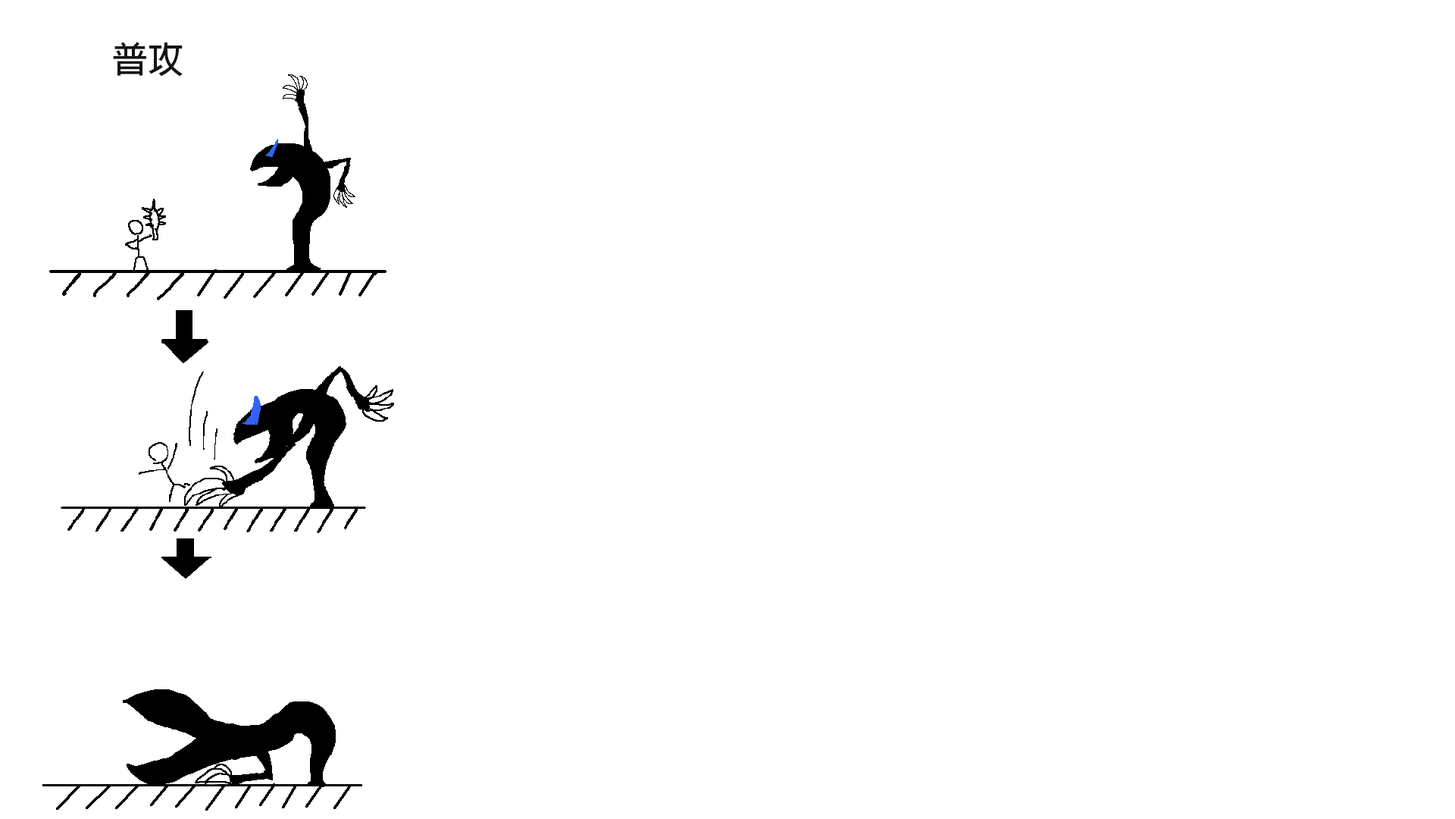
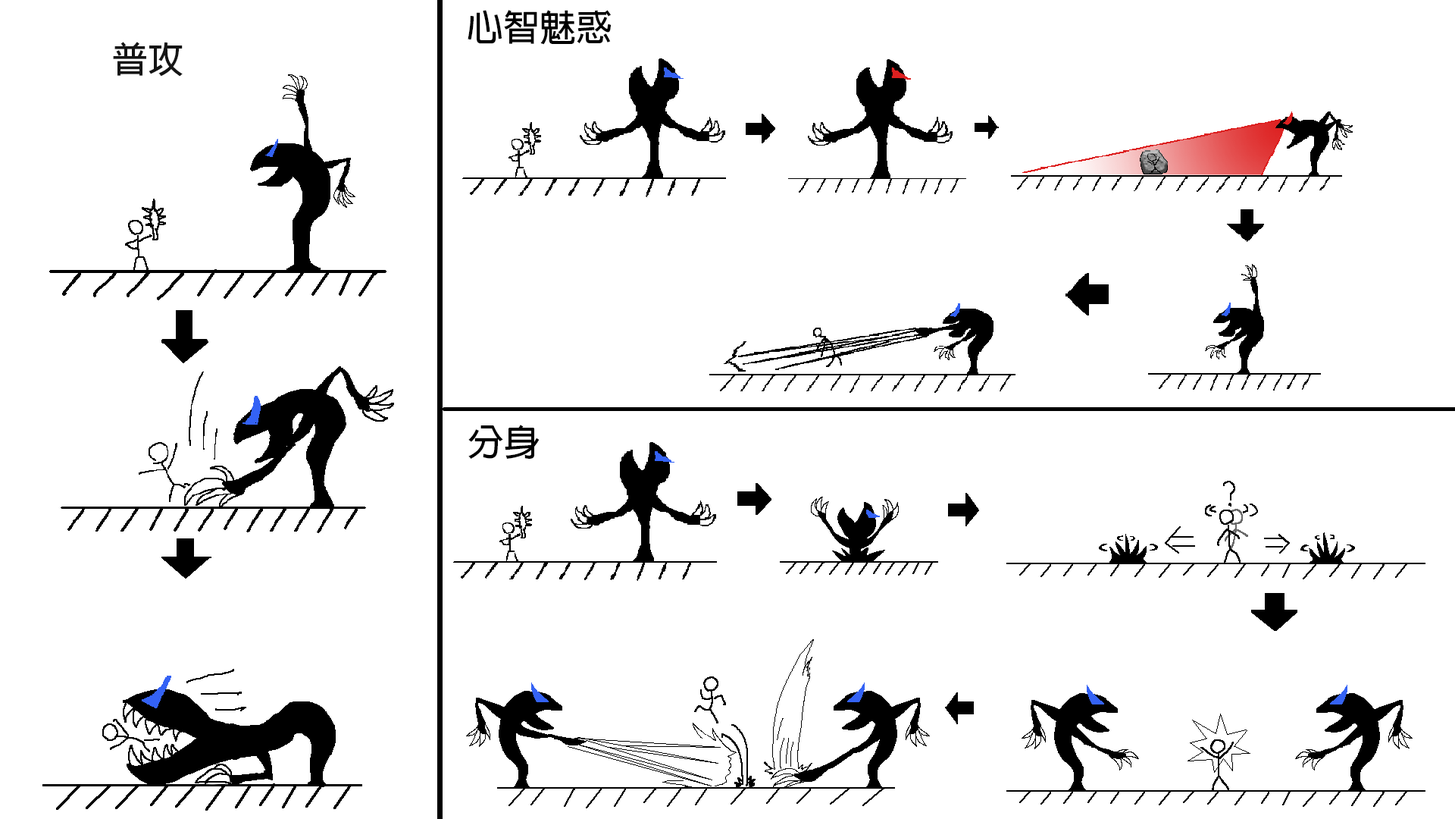
Layer changes from the first 1455×819 image to the second:
added layer "圖層 10 拷貝" above "分身" over (x1=453, y1=441, x2=1426, y2=809)
added layer "分身" above "圖層 6" over (x1=468, y1=424, x2=540, y2=459)
added layer "圖層 6" above "心智魅惑" over (x1=442, y1=58, x2=1455, y2=411)
added layer "心智魅惑" above "圖層 2" over (x1=467, y1=9, x2=611, y2=45)
painted on "圖層 2" over (x1=102, y1=0, x2=443, y2=819)
